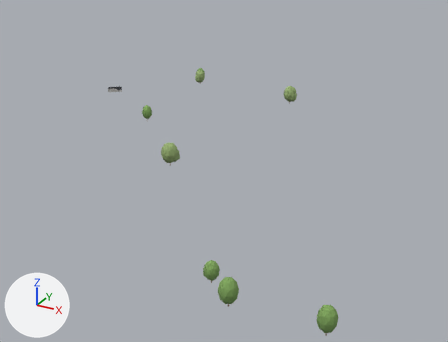
The glTF model viewer/districts/2030-haven/chunks/c_-3_16.glb, before and after one commit.
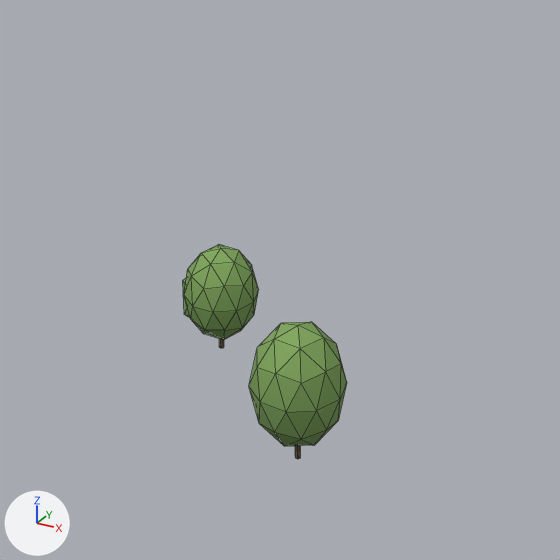
The first picture shows the older version from a camera (50 mm lens) standing at (-505.0, 3984.0, 116.0) and looking at (-642.0, 4233.0, -9.0). The close-ups show the older and then the newer version on the part from 36% to 64% of the width and 60% to 96% of the height of that picture. Only the edits that show in the close-ups are written down. Arrows for +X, +Y and +Z are at lower left; the lights stay in place. The close-ups show mesh edges as thin lines. Where no turn or scale is listed for an object, it has been applied to the vertices. Vertices at exactly the same position are counted once.

Before the edit, the objects in view are built like this:
```python
me_tree_round_0 = bpy.data.meshes.new('tree_round_0')
me_tree_round_0.from_pydata(...)  # 66 vertices, 120 faces; spans x -0.68..0.68, y -0.7..0.7, z -1.0..1.0
me_tree_round_0.materials.append(mat_tree_vc)
# before: 7 (-0.01, 0.03, 0.06), 8 (0.01, 0.02, 0.06), 14 (0.01, -0.02, 0.06), 20 (-0.01, -0.03, 0.06), 27 (-0.04, -0.02, 0.06)
# before: 29 (-0.04, 0.02, 0.06)
ob_tree_round_0_002 = bpy.data.objects.new('tree_round_0.002', me_tree_round_0)
ob_tree_round_0_002.parent = ob_trees__3_16_1
ob_tree_round_0_002.location = (65.75, -200.5, 5.275)
ob_tree_round_0_002.rotation_euler = (0.0, 0.0, 1.514)  # degrees (0, 0, 87)
ob_tree_round_0_002.scale = (4.69, 4.69, 5.28)
ob_tree_round_0_003 = bpy.data.objects.new('tree_round_0.003', me_tree_round_0)
ob_tree_round_0_003.parent = ob_trees__3_16_1
ob_tree_round_0_003.location = (54.64, -191.5, 4.14)
ob_tree_round_0_003.rotation_euler = (0.0, 0.0, 2.199)  # degrees (0, 0, 126)
ob_tree_round_0_003.scale = (3.83, 3.83, 4.14)
```
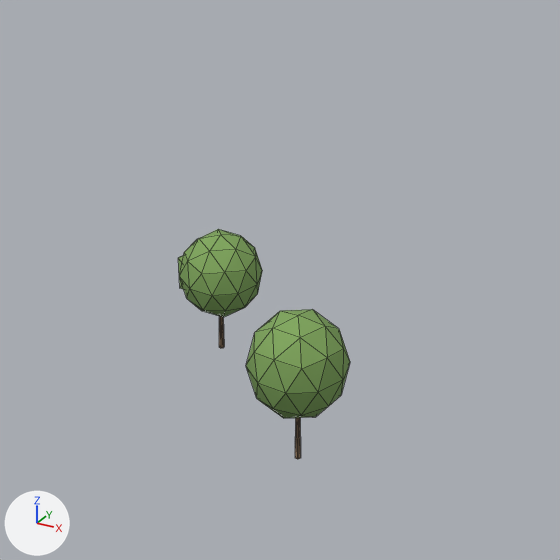
Boxes (x1, y1, x2, y2) around the edits, measured in the close-ups (560 x 560 px; the box of a moved part takes in the faces that stretch with it):
```json
{"object": "tree_round_0.002", "change": "reshaped, moved, rescaled", "before": [249, 322, 347, 459], "after": [246, 309, 350, 459], "on screen": "6% wider, 9% taller"}
{"object": "tree_round_0.003", "change": "reshaped, moved, rescaled", "before": [183, 244, 258, 348], "after": [178, 229, 262, 348], "on screen": "12% wider, 14% taller"}
{"part": 1, "of": "me_tree_round_0", "change": "moved or reshaped", "before": [184, 244, 347, 446], "after": [179, 229, 350, 418]}
{"part": 2, "of": "me_tree_round_0", "change": "moved or reshaped", "before": [183, 278, 190, 318], "after": [178, 256, 183, 289], "on screen": "mostly hidden"}
{"part": 3, "of": "me_tree_round_0", "change": "moved or reshaped", "before": [219, 339, 300, 459], "after": [219, 316, 301, 459], "on screen": "mostly hidden"}
```

Edits to the scene script, one JSON object a line:
```json
{"block": "me_tree_round_0", "where": "# used by ob_tree_round_0_002; parent = ob_trees__3_16_1; location = (65.75, -200.5, 5.275); rotation_euler = (0.0, 0.0, 1.514), in degrees (0, 0, 87); scale = (4.69, 4.69, 5.28)"}
{"op": "remove", "block": "me_tree_round_0", "code": "me_tree_round_0.from_pydata(...)  # 66 vertices, 120 faces; spans x -0.68..0.68, y -0.7..0.7, z -1.0..1.0"}
{"op": "add", "block": "me_tree_round_0", "code": "me_tree_round_0.from_pydata(...)  # 66 vertices, 120 faces; spans x -0.67..0.67, y -0.69..0.69, z -1.0..1.0"}
{"block": "me_tree_round_0", "change": "me_tree_round_0 part 1: the loose piece of 42 vertices spanning x -0.68..0.65, y -0.7..0.7, z -0.76..1.0 is scaled about its middle by (0.989, 0.989, 0.767), then moved by (0.0, 0.0, 0.21)"}
{"block": "me_tree_round_0", "change": "me_tree_round_0 part 2: the loose piece of 12 vertices spanning x -0.17..0.68, y -0.13..0.68, z -0.72..0.52 is scaled about its middle by (0.989, 0.989, 0.712), then moved by (0.0, 0.0, 0.32)"}
{"block": "me_tree_round_0", "change": "me_tree_round_0 part 3"}
{"op": "add", "block": "me_tree_round_0", "code": "for i in [7, 8, 14, 20, 27, 29]: me_tree_round_0.vertices[i].co += Vector((0.0, 0.0, -0.35))"}
{"op": "set", "path": "ob_tree_round_0_002.location", "old": "(65.75, -200.5, 5.275)", "new": "(65.75, -200.5, 5.666)"}
{"op": "set", "path": "ob_tree_round_0_002.scale", "old": "(4.69, 4.69, 5.28)", "new": "(5.03, 5.03, 5.67)"}
{"op": "set", "path": "ob_tree_round_0_003.location", "old": "(54.64, -191.5, 4.14)", "new": "(54.63, -191.5, 4.68)"}
{"op": "set", "path": "ob_tree_round_0_003.scale", "old": "(3.83, 3.83, 4.14)", "new": "(4.29, 4.29, 4.68)"}
```
